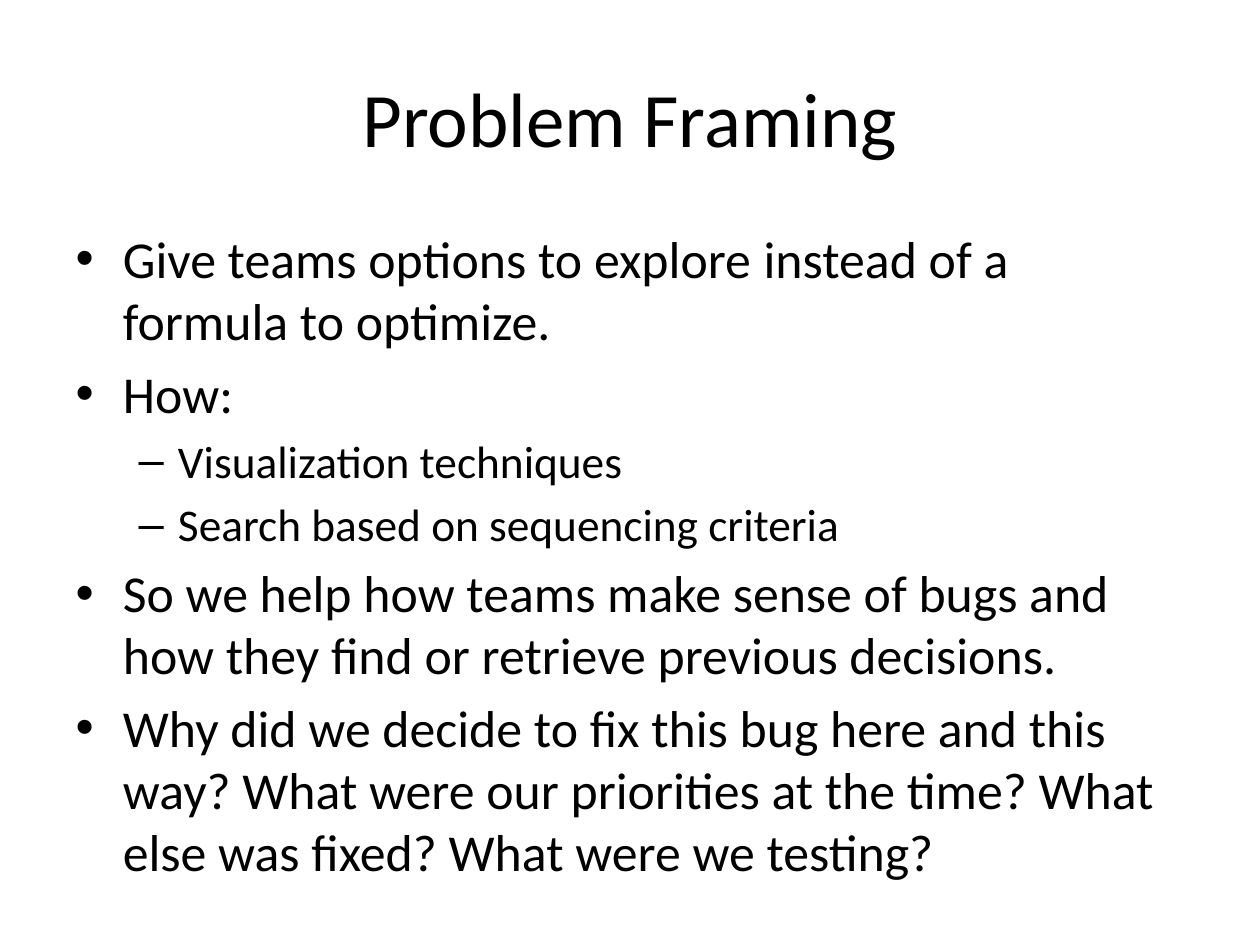
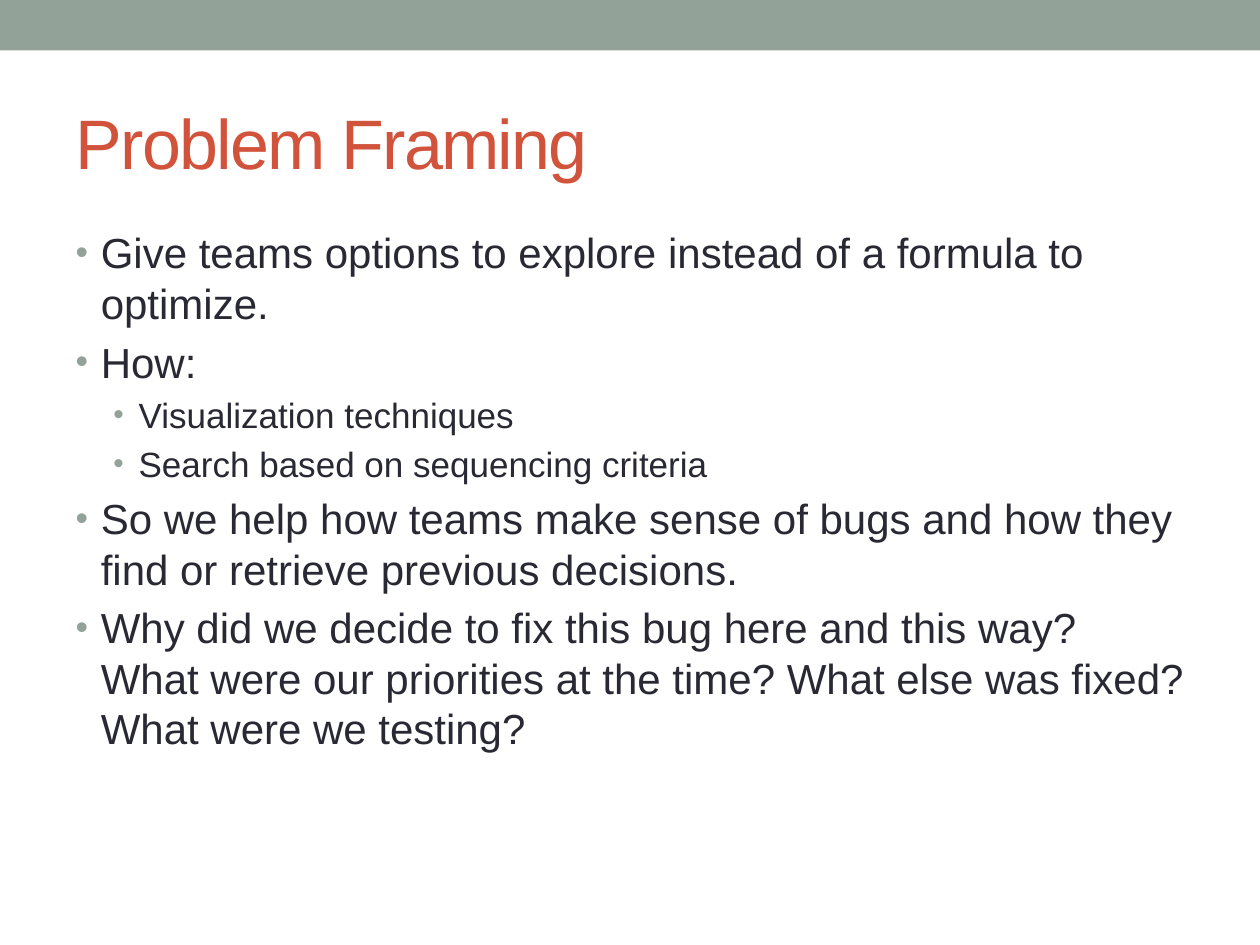
Before and after one commit to christianadriano/ReqEngResearch, a slide deck: slide 3 of Paper_TraceabilityBasedPrioritization/Writing/ProposalsToContinue.pptx. Drawn at 1260x945 pixels with LibreOffice and Linux fonts; fonts in the diff are those of the drawing. Boxes give left, top, right and bottom in pixels: in the first picture for what was removed or moved away, otherwise in the second. Text is boxed around its words. In the diff, an @@ line names an element or a change of style, - is before the commit and + after.

```diff
--- a/Paper_TraceabilityBasedPrioritization/Writing/ProposalsToContinue.pptx
+++ b/Paper_TraceabilityBasedPrioritization/Writing/ProposalsToContinue.pptx
@@ rectangle added at [0,0,1260,50], fill #93A299 @@
@@ title "Problem Framing": place and size @@
-title "Problem Framing" at [362,93,896,161]
+title "Problem Framing" at [76,118,588,182]
@@ title "Problem Framing" at [76,118,588,182]: size 44 to 40 pt, font Calibri to Arial, text colour #000000 to #D2533C, letter spacing 0 to -1 pt; alignment centre to left @@
@@ text "Give teams options to explore ..." at [101,237,1183,753]: size 29.6 to 24 pt in "Give teams options to explore instead of ...", "How:", "So we help how teams make sense ...", "Why did we decide to fix this ..."; font Calibri to Arial, text colour #000000 to #292934; size 25.9 to 20 pt in "Visualization techniques", "Search based on sequencing criteria"; indent changed; less space between paragraphs; bullet – to • @@
```
Also in this commit, not shown: 4 other slides changed, 12 slides added, 6 other files.
